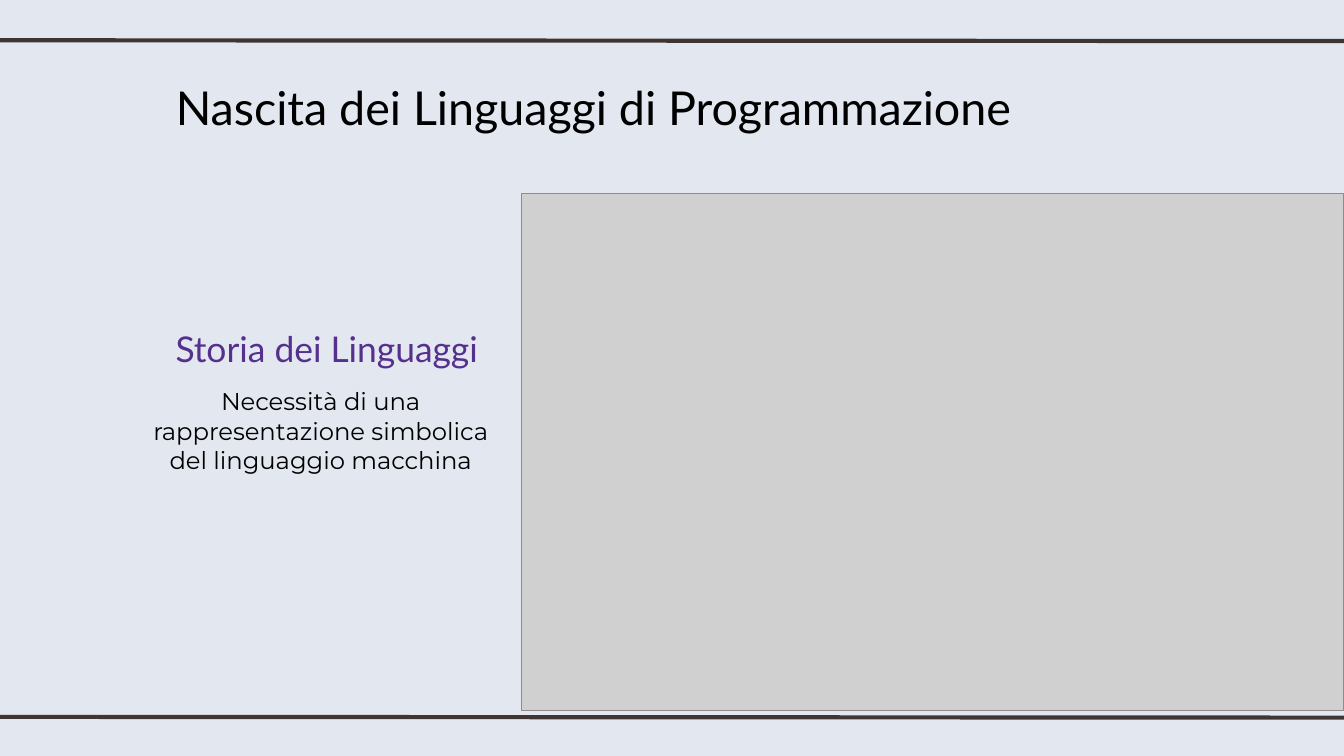
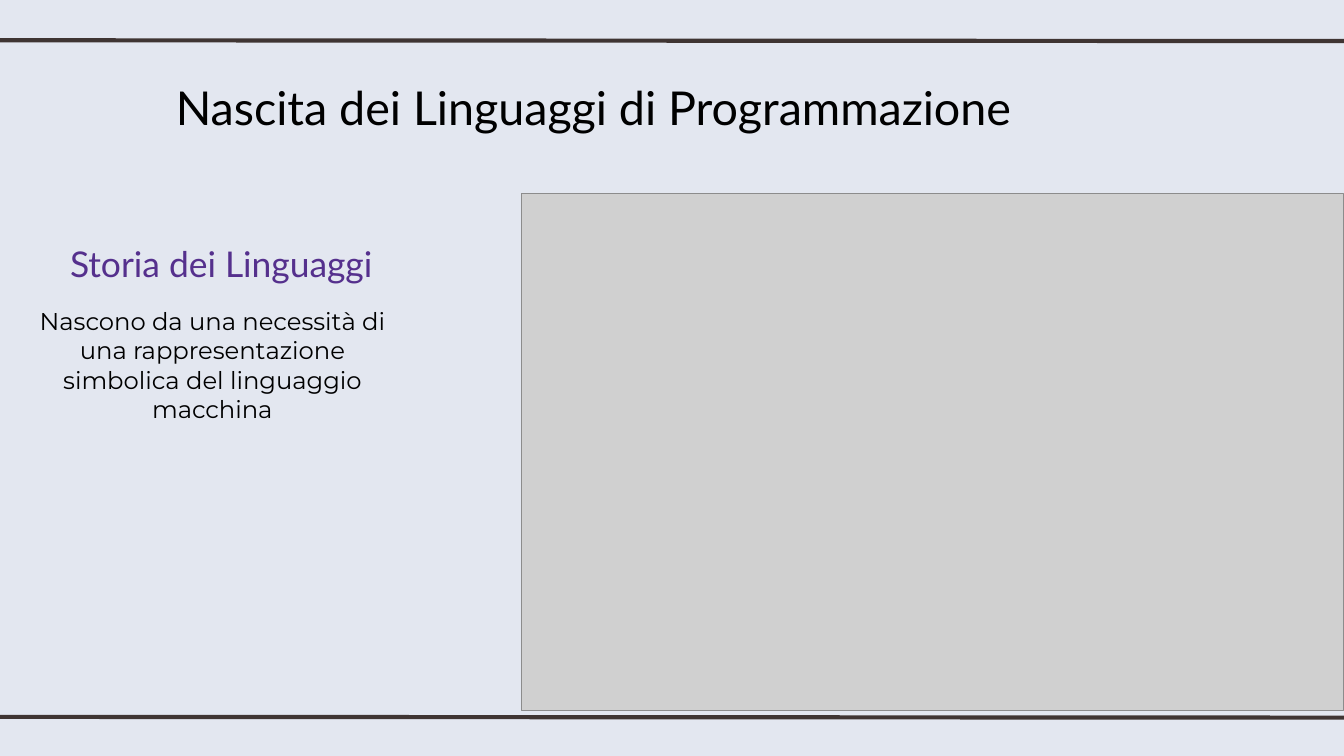
Before and after one commit to Monf11/SciVis, a slide deck: slide 2 of presentazione/LinguaggiDiProgrammazione_1.pptx. Drawn at 1344x756 pixels with LibreOffice and Linux fonts; fonts in the diff are those of the drawing; grey boxes stand for pictures. Boxes give left, top, right and bottom in pixels: in the first picture for what was removed or moved away, otherwise in the second. Text is boxed around its words. In the diff, an @@ line names an element or a change of style, - is before the commit and + after.

```diff
--- a/presentazione/LinguaggiDiProgrammazione_1.pptx
+++ b/presentazione/LinguaggiDiProgrammazione_1.pptx
@@ text "Storia dei Linguaggi": place and size @@
-text "Storia dei Linguaggi" at <box>176,336,478,369</box>
+text "Storia dei Linguaggi" at <box>70,251,372,284</box>
@@ text at <box>40,312,385,418</box>: text changed @@
-Necessità di una rappresentazione simbolica del linguaggio macchina
+Nascono da una necessità di una rappresentazione simbolica del linguaggio macchina
```
Also in this commit, not shown: 1 other slide changed.
